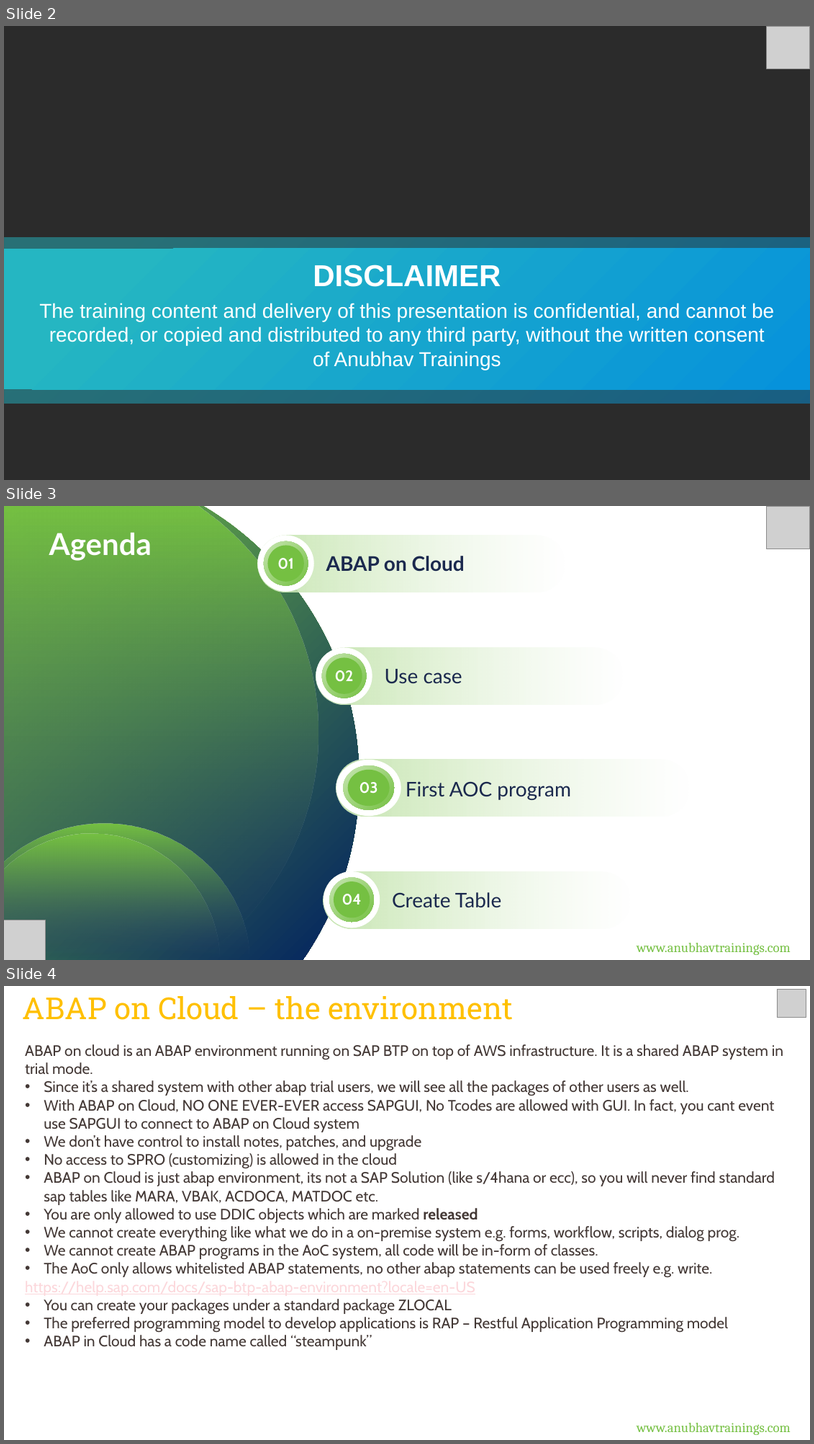
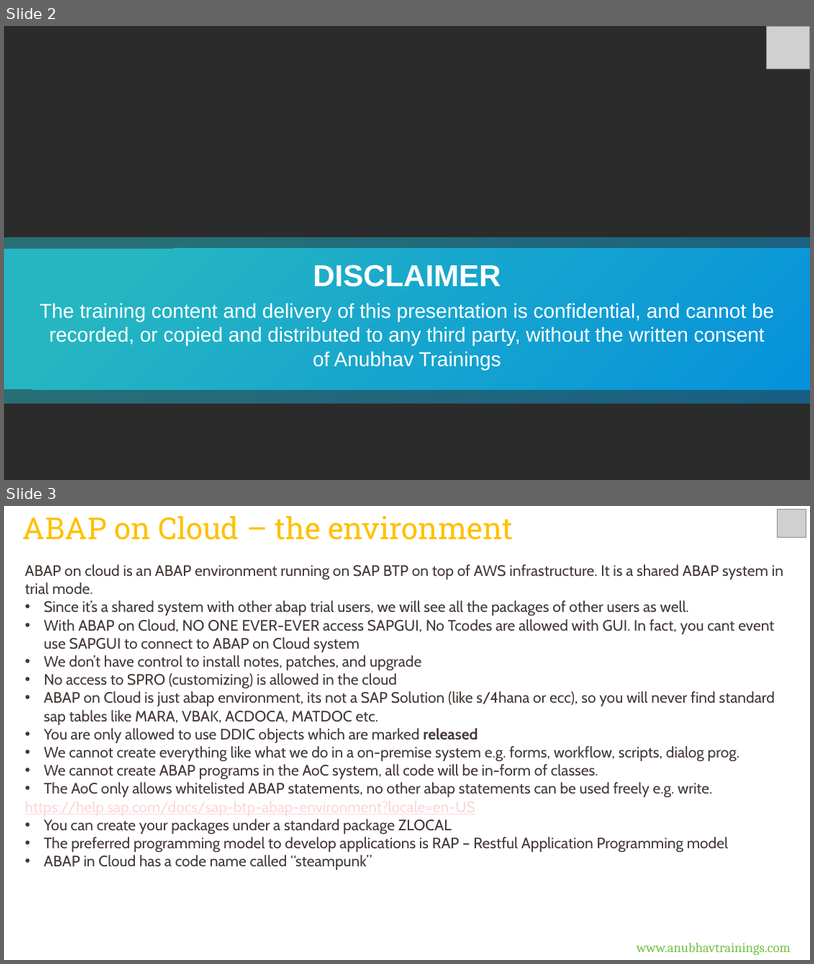
Before and after one commit to soyuztechnologies/RAP_Training_Applied_Materials, a slide deck: Day 2/DAY-2.pptx. Shown one above the other, each under a label of ours: slides 2, 3 and 4 before the commit, slides 2 and 3 after it. The pictures are 814x1444 and 814x964 pixels, drawn with LibreOffice and Linux fonts; fonts in the diff are those of the drawing; grey boxes stand for pictures; background and template pictures are left out; a plain dark background stands for a picture behind light text. Boxes give left, top, right and bottom in pixels: in the first picture for what was removed or moved away, otherwise in the second. Text is boxed around its words. In the diff, an @@ line names an element or a change of style, - is before the commit and + after.

```diff
--- a/Day 2/DAY-2.pptx
+++ b/Day 2/DAY-2.pptx
@@ slide 3 removed at (4, 506, 810, 960), background #FFFFFF @@
@@ freeform shape removed at (4, 506, 360, 960) @@
@@ freeform shape removed at (4, 506, 318, 960) @@
@@ picture removed at (767, 506, 810, 549) @@
@@ title removed at (49, 533, 152, 561) @@
-Agenda
@@ group removed at (257, 535, 565, 592): 3 ellipses, 2 texts, 1 rounded rectangle @@
-ABAP on Cloud
-01
@@ group removed at (316, 648, 623, 705): 3 ellipses, 2 texts, 1 rounded rectangle @@
-Use case
-02
@@ group removed at (336, 759, 689, 816): 3 ellipses, 1 rounded rectangle, 1 text @@
-03
@@ text removed at (406, 781, 571, 800) @@
-First AOC program
@@ freeform shape removed at (4, 824, 250, 960) @@
@@ freeform shape removed at (4, 834, 220, 960) @@
@@ group removed at (324, 871, 630, 928): 3 ellipses, 2 texts, 1 rounded rectangle @@
-Create Table
-04
@@ picture removed at (4, 920, 45, 960) @@
@@ text removed at (637, 942, 791, 955) @@
-www.anubhavtrainings.com
@@ what was slide 4 is now slide 3 @@
```
Also in this commit, not shown: 1 slide changed, 5 other slides removed, 3 other files.
